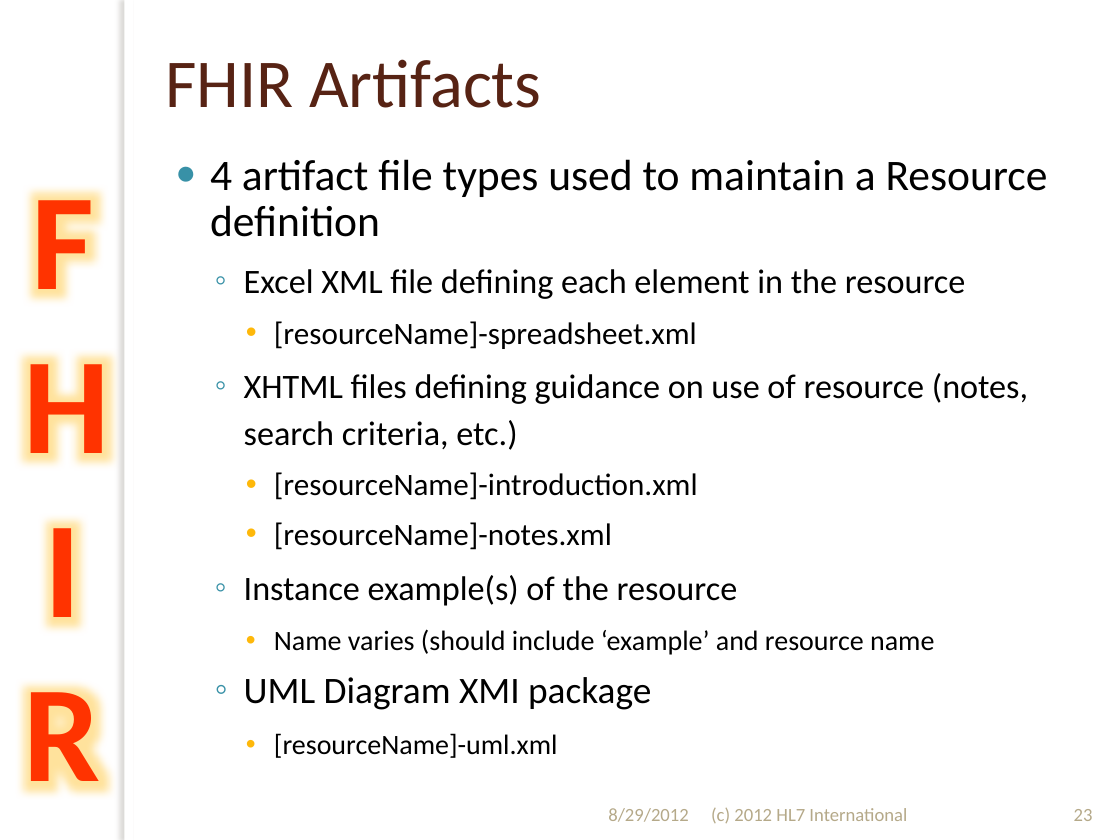
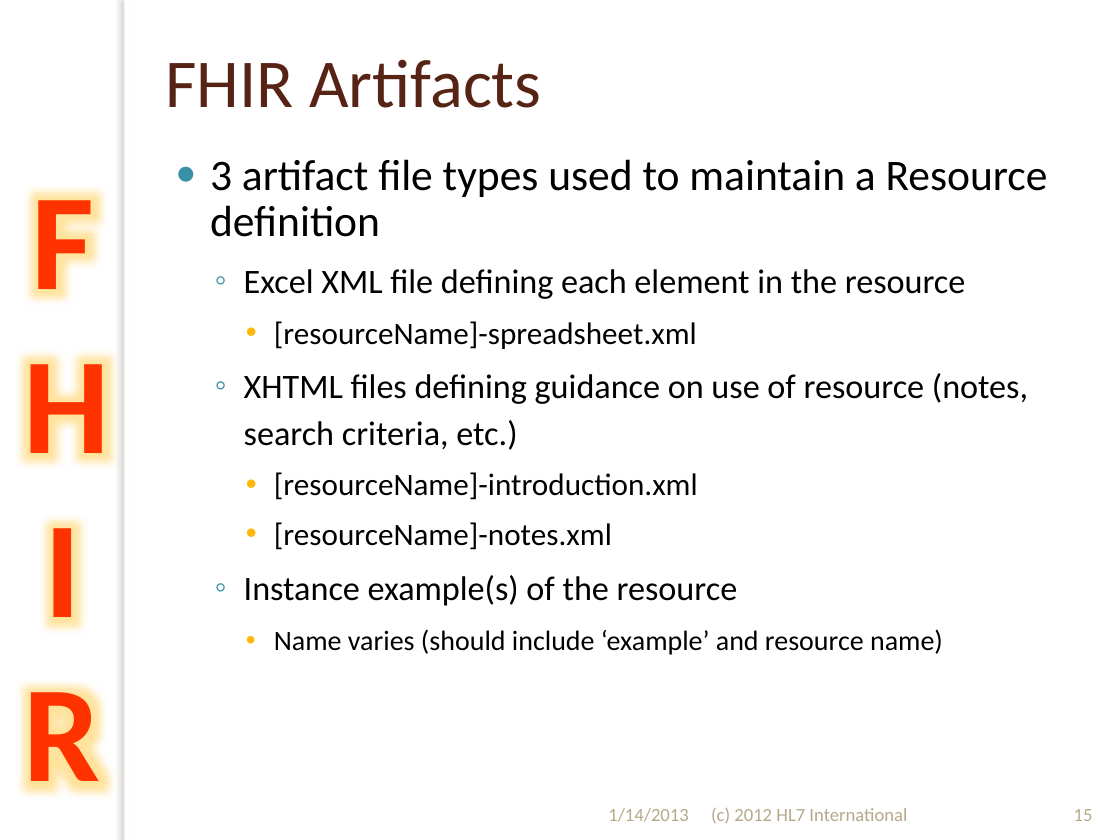
Before and after one commit to vista-novo/fhir, a slide deck: slide 15 of presentations/2012-Sept/201209 WGM Hands on with FHIR.pptx (slide 23 before the commit). Drawn at 1120x840 pixels with LibreOffice and Linux fonts; fonts in the diff are those of the drawing; background and template pictures are left out. Boxes give left, top, right and bottom in pixels: in the first picture for what was removed or moved away, otherwise in the second. Text is boxed around its words. In the diff, an @@ line names an element or a change of style, - is before the commit and + after.

```diff
--- a/presentations/2012-Sept/201209 WGM Hands on with FHIR.pptx
+++ b/presentations/2012-Sept/201209 WGM Hands on with FHIR.pptx
@@ text at [210, 159, 1048, 237]: text changed @@
-● 4 artifact file types used to maintain a Resource definition
+● 3 artifact file types used to maintain a Resource definition
@@ text at [274, 629, 943, 655]: text changed @@
-    • Name varies (should include ‘example’ and resource name
-  ◦ UML Diagram XMI package
-    • [resourceName]-uml.xml
+    • Name varies (should include ‘example’ and resource name)
@@ text at [608, 808, 689, 822]: text changed @@
-8/29/2012
+1/14/2013
@@ page number at [1074, 809, 1093, 821]: text changed @@
-23
+15
```
Also in this commit, not shown: 47 other slides changed, 17 slides removed, 13 other files.
